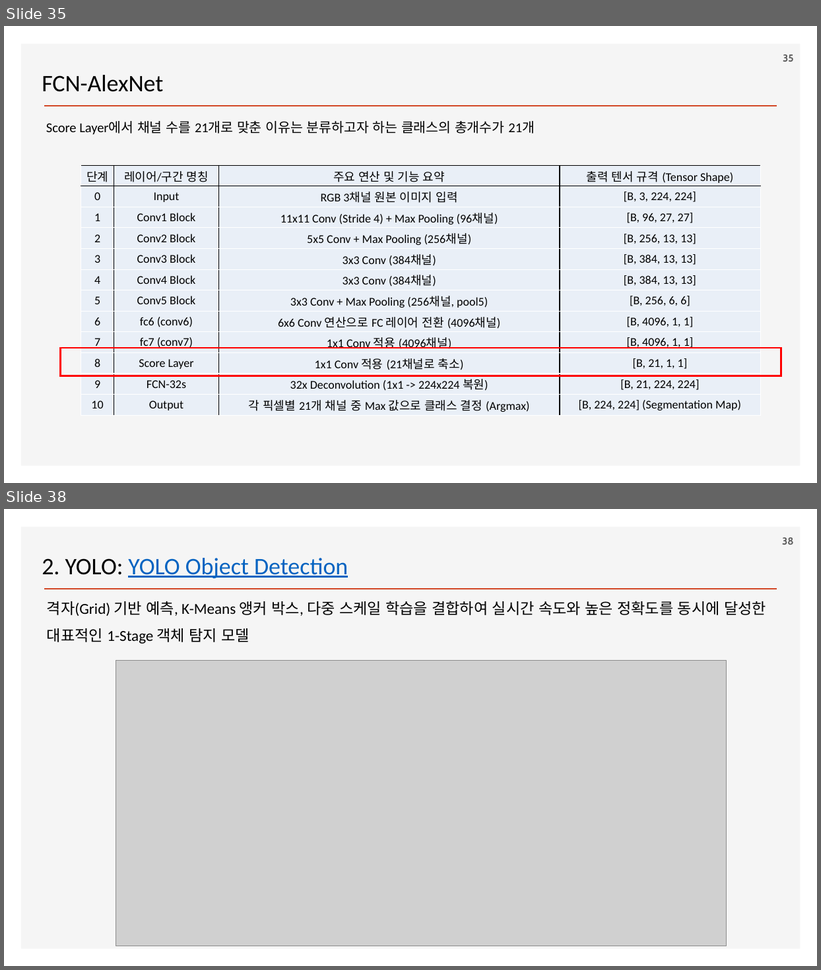
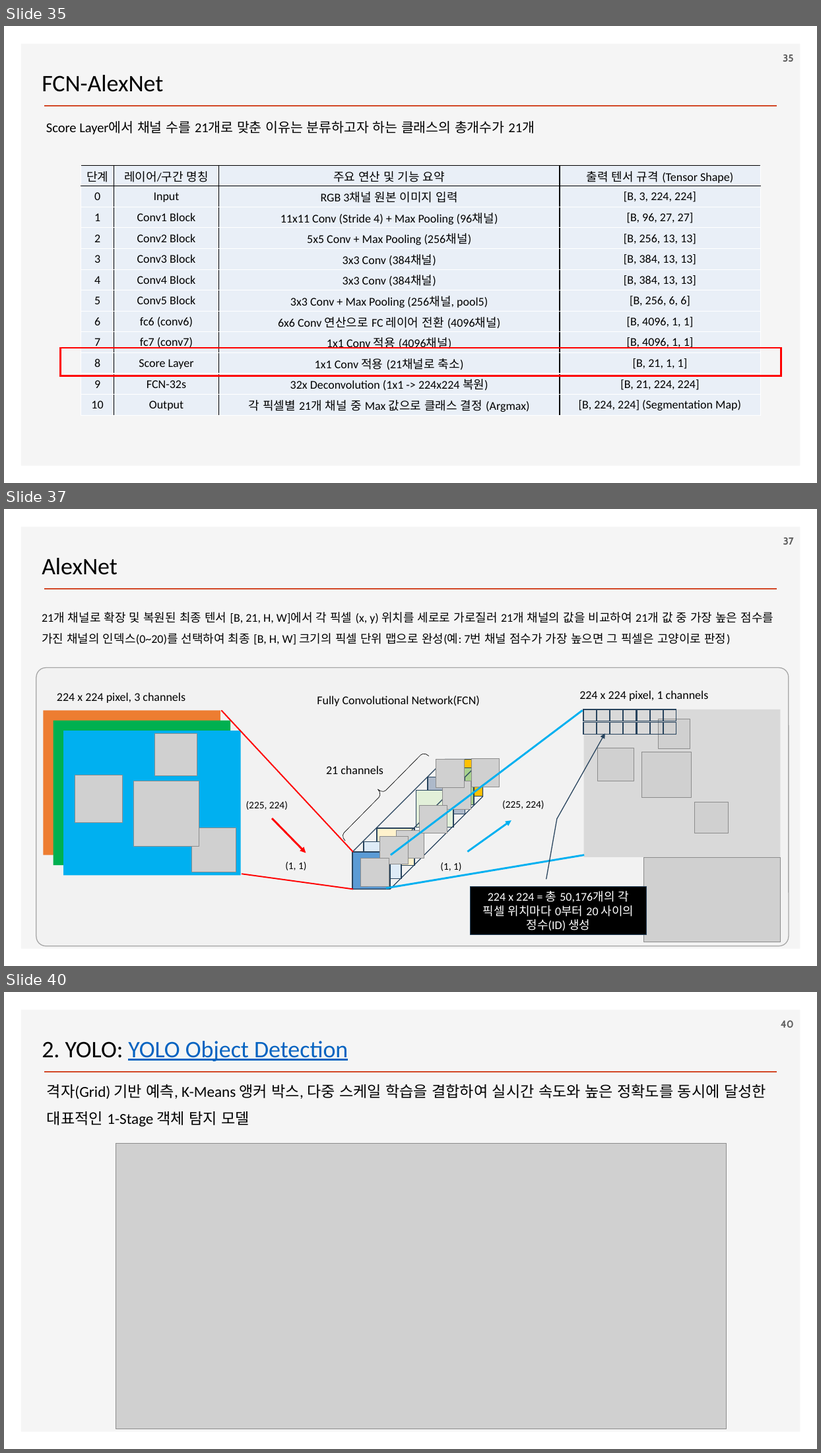
Before and after one commit to ancestor9/2026_Fall_Deep-Learning-with-Python, a slide deck: Chapter 11 Image segmentation.pptx. Shown one above the other, each under a label of ours: slides 35 and 38 before the commit, slides 35, 37 and 40 after it; the slides between them are not shown. The pictures are 821x970 and 821x1453 pixels, drawn with LibreOffice and Linux fonts; fonts in the diff are those of the drawing; grey boxes stand for pictures; background and template pictures are left out. Boxes give left, top, right and bottom in pixels: in the first picture for what was removed or moved away, otherwise in the second. Text is boxed around its words. In the diff, an @@ line names an element or a change of style, - is before the commit and + after.

```diff
--- a/Chapter 11 Image segmentation.pptx
+++ b/Chapter 11 Image segmentation.pptx
@@ slide 37 added at [4,509,817,966], background #FFFFFF; not listed: 2 template elements that a slide beside it also shows @@
@@ page number added at [783,537,794,545], 12 pt, text #595959, bold @@
+37
@@ text added at [42,558,118,575], 28 pt, text #000000 @@
+AlexNet
@@ text added at [42,612,774,645], 14 pt, text #000000 @@
+21개 채널로 확장 및 복원된 최종 텐서 [B, 21, H, W]에서 각 픽셀 (x, y) 위치를 세로로 가로질러 21개 채널의 값을 비교하여 21개 값 중 가장 높은 점수를 가진 채널의 인덱스(0~20)를 선택하여 최종 [B, H, W] 크기의 픽셀 단위 맵으로 완성(예: 7번 채널 점수가 가장 높으면 그 픽셀은 고양이로 판정)
@@ rounded rectangle added at [36,667,789,947], fill #F2F2F2, outline #A6A6A6 1 pt @@
@@ text added at [57,692,186,703], 14 pt, text #000000 @@
+224 x 224 pixel, 3 channels
@@ text added at [317,696,480,706], 14 pt, text #000000 @@
+Fully Convolutional Network(FCN)
@@ rectangle added at [43,710,220,855], fill #ED7D31 @@
@@ rectangle added at [54,721,231,865], fill #00B050 @@
@@ line added from (222, 710) to (353, 852), #FF0000 1.5 pt @@
@@ line added from (391, 855) to (583, 710), #00B0F0 2.25 pt @@
@@ group added at [580,691,781,857]: 15 rectangles, 4 pictures, 1 text @@
+224 x 224 pixel, 1 channels
@@ rectangle added at [64,731,242,875], fill #00B0F0 @@
@@ picture added at [154,734,197,777] @@
@@ picture added at [75,776,123,824] @@
@@ picture added at [133,781,199,847] @@
@@ text added at [246,801,288,810], 12 pt, text #000000 @@
+(225, 224)
@@ group added at [326,747,500,890]: 7 rectangles, 7 pictures, 1 cube, 1 right brace, 1 text @@
+21 channels
@@ text added at [502,801,545,809], 12 pt, text #000000 @@
+(225, 224)
@@ arrow added from (272, 819) to (306, 853), #FF0000 2.25 pt @@
@@ arrow added from (467, 852) to (512, 821), #00B0F0 2.25 pt @@
@@ picture added at [192,828,236,873] @@
@@ text added at [285,862,306,871], 12 pt, text #000000 @@
+(1, 1)
@@ line added from (386, 889) to (585, 855), #00B0F0 2.25 pt @@
@@ text added at [440,863,461,871], 12 pt, text #000000 @@
+(1, 1)
@@ picture added at [644,857,781,942] @@
@@ line added from (242, 875) to (353, 890), #FF0000 1.5 pt @@
@@ border callout added at [470,887,646,935], fill #000000, outline #28445D 1 pt, 14 pt, text #FFFFFF @@
+224 x 224 = 총 50,176개의 각 픽셀 위치마다 0부터 20 사이의 정수(ID) 생성
@@ what was slide 38 is now slide 40 @@
@@ page number at [781,1020,794,1028]: text changed @@
-38
+40
```
Also in this commit, not shown: 2 slides changed, 2 other slides added.
